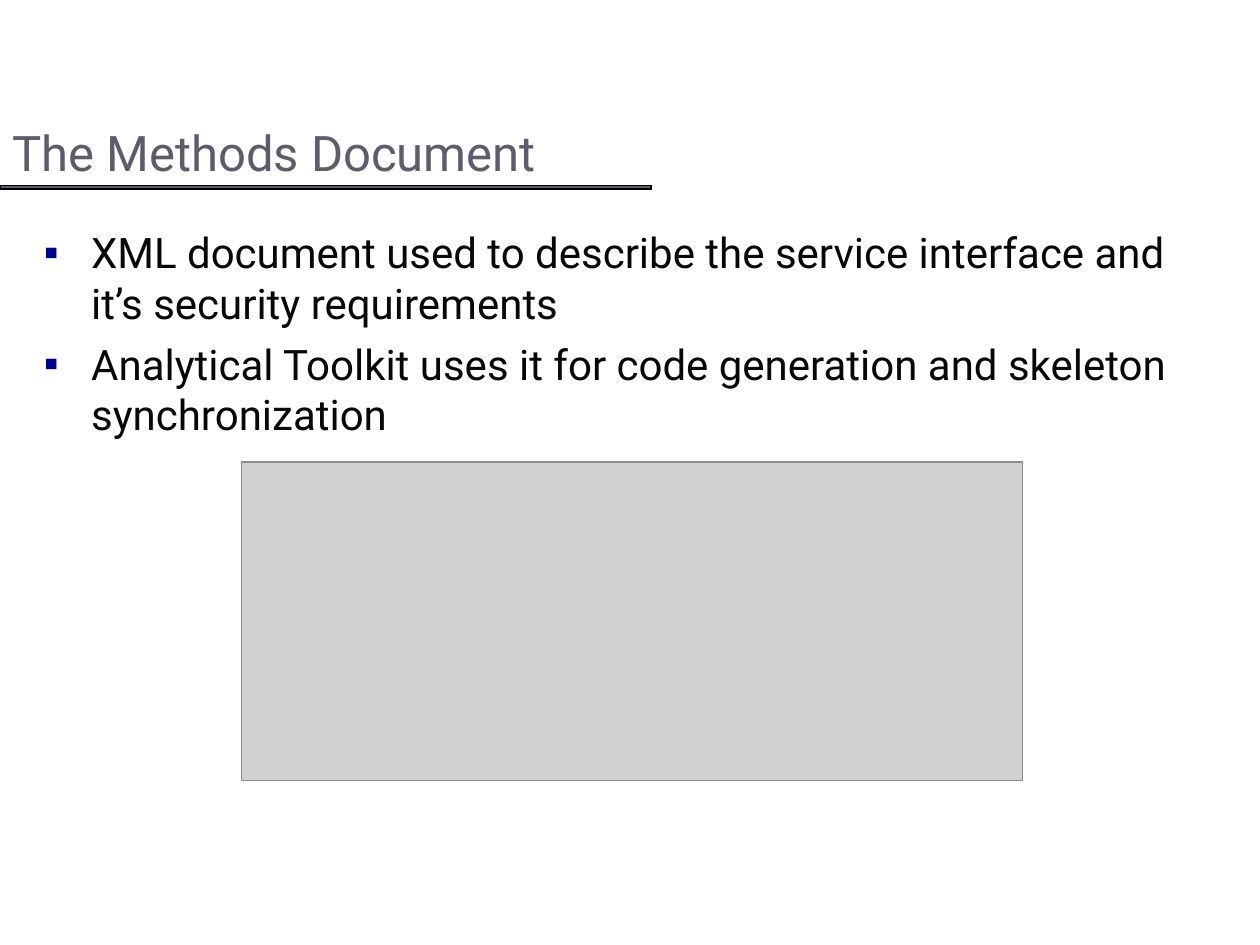
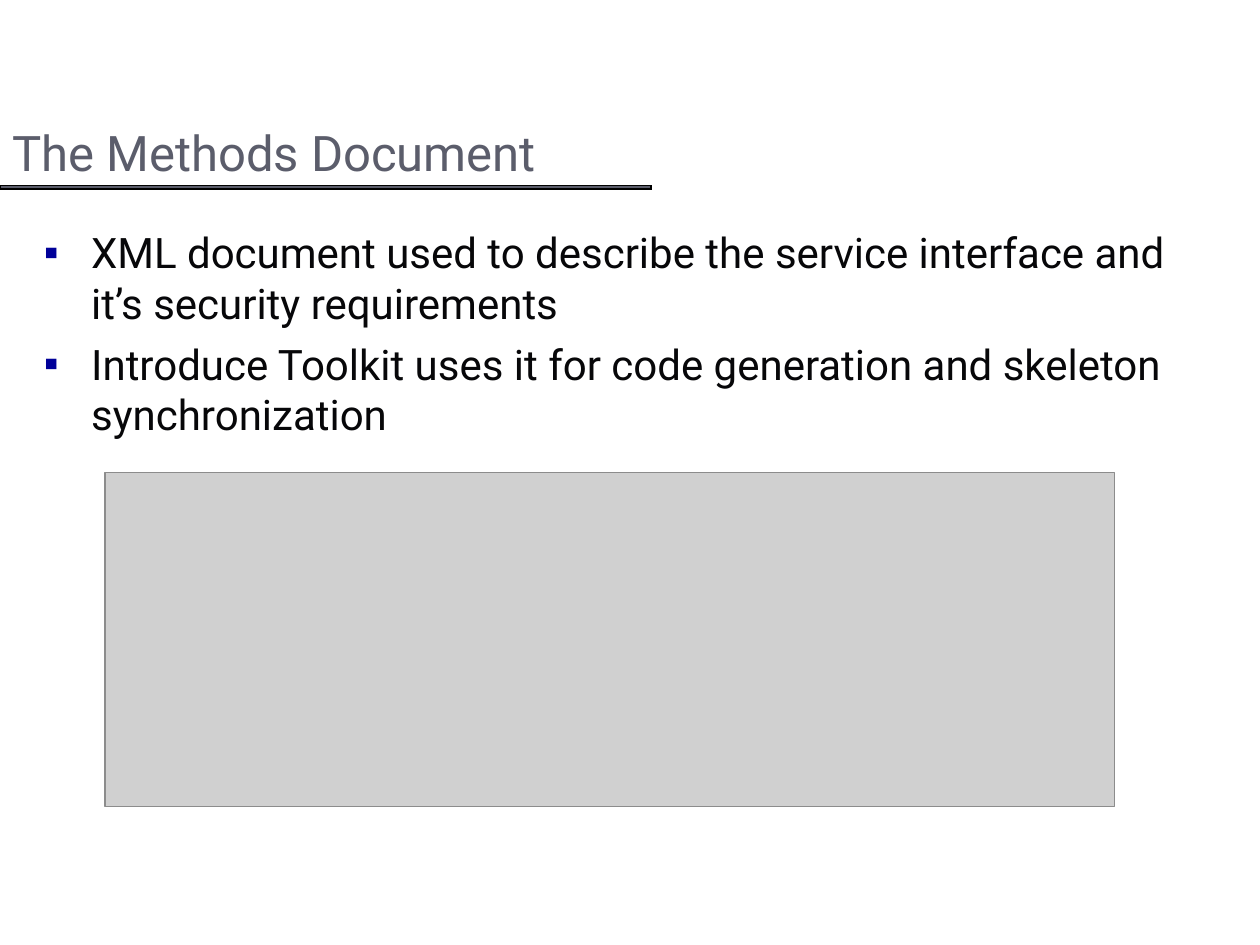
Before and after one commit to NCIP/cagrid-portal, a slide deck: slide 13 of cagrid-1-0/Documentation/presentations/introduce/Introduce_DIALOGUE2.ppt (slide 19 before the commit). Drawn at 1260x945 pixels with LibreOffice and Linux fonts; fonts in the diff are those of the drawing; grey boxes stand for pictures; background and template pictures are left out. Boxes give left, top, right and bottom in pixels: in the first picture for what was removed or moved away, otherwise in the second. Text is boxed around its words. In the diff, an @@ line names an element or a change of style, - is before the commit and + after.

```diff
--- a/cagrid-1-0/Documentation/presentations/introduce/Introduce_DIALOGUE2.ppt
+++ b/cagrid-1-0/Documentation/presentations/introduce/Introduce_DIALOGUE2.ppt
@@ text at (91,348,1161,439): text changed @@
-▪ Analytical Toolkit uses it for code generation and skeleton synchronization
+▪ Introduce Toolkit uses it for code generation and skeleton synchronization
@@ picture: place and size @@
-picture at (242,462,1023,781)
+picture at (105,472,1114,806)
```
Also in this commit, not shown: 12 other slides changed, 1 slide added, 24 slides removed, 1 other file.
